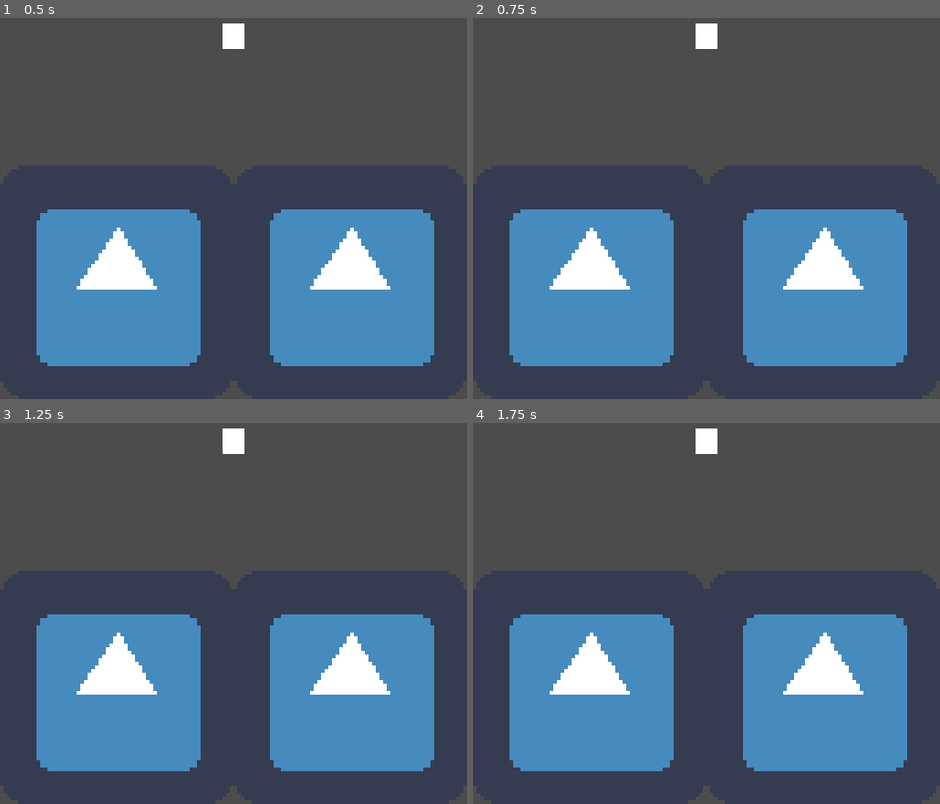
Above: before the commit, frames 1-4 (two rows, left to right).
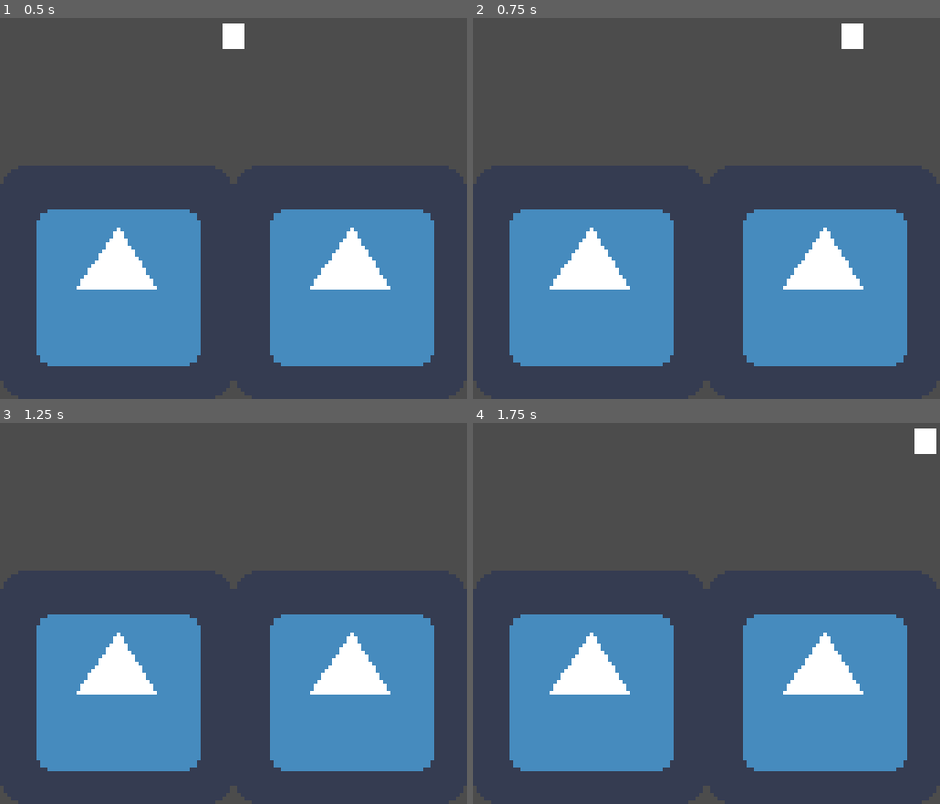
Above: after the commit, the same moments.

Repository: NintenDuck/Project-Vania
Game: Godot game, scene res://Scenes/Levels/Level_Debug.tscn
Two runs of this game, one before a commit and one after it. Both use one fixed random seed, a clock stepped at 60 frames per second and the inputs below. The engine's default icon, where the game draws it, is replaced by a stand-in: a white triangle on a blue panel in a dark square.
Inputs:
- Up to frame 1 (0.5 s): no input
- Up to frame 2 (0.75 s): tap Enter at 0.5 s; hold D (k_right) from 0.53 s (still down)
- Up to frame 3 (1.25 s): keep holding D (k_right)
- Up to frame 4 (1.75 s): tap Space at 1.25 s; release D (k_right) at 1.28 s; hold A (k_left) from 1.28 s (still down)

Frame 1 is identical in both runs. In frame 2, 0.6% of the frame differs, in the area x 47-84%, y 1-9%; in frame 3, 0.3%; in frame 4, 0.6%.

Commit message:
Add: Basic player horizontal movement

Diff:
--- a/Scenes/actors/Player.tscn
+++ b/Scenes/actors/Player.tscn
@@ -8,6 +8,8 @@
 
 [node name="Player" type="KinematicBody2D"]
 script = ExtResource( 2 )
+velocity = 200
+friction = 0.05
 
 [node name="Sprite" type="Sprite" parent="."]
 position = Vector2( 0, -4 )
--- a/scripts/player.gd
+++ b/scripts/player.gd
@@ -2,10 +2,10 @@
 
 export var velocity 		= 0
 export var max_velocity 	= 0
-export var friction 		= 0
+export(float) var friction 	= 0.0
 export var jump_force 		= 0
 
-var input_direction = 1
+var motion = Vector2.ZERO
 
 enum states {
 	IDLEING,
@@ -19,7 +19,8 @@
 func _process(delta):
 	match current_state:
 		states.IDLEING:
-			print(get_input_direction())
+			print(get_input_vector())
+			move()
 		states.WALKING:
 			print("Walking")
 		states.JUMPING:
@@ -29,10 +30,17 @@
 
 
 
-func get_input_direction():
-	""" Esta funcion regresara la actual direccion que dio el usuario """
-	input_direction = int(Input.is_action_pressed("k_right")) - int(Input.is_action_pressed("k_left"))
-	return input_direction
+func get_input_vector():
+	var input_vector = int(Input.is_action_pressed("k_right")) - int(Input.is_action_pressed("k_left"))
+	return input_vector
 
 
-# func move():
+func move():
+	var input_vector = get_input_vector()
+	if input_vector != 0:
+		motion.x = velocity * input_vector
+	else:
+		motion.x = 0
+
+	motion = move_and_slide(motion, Vector2.UP, true)
+	print(motion)
